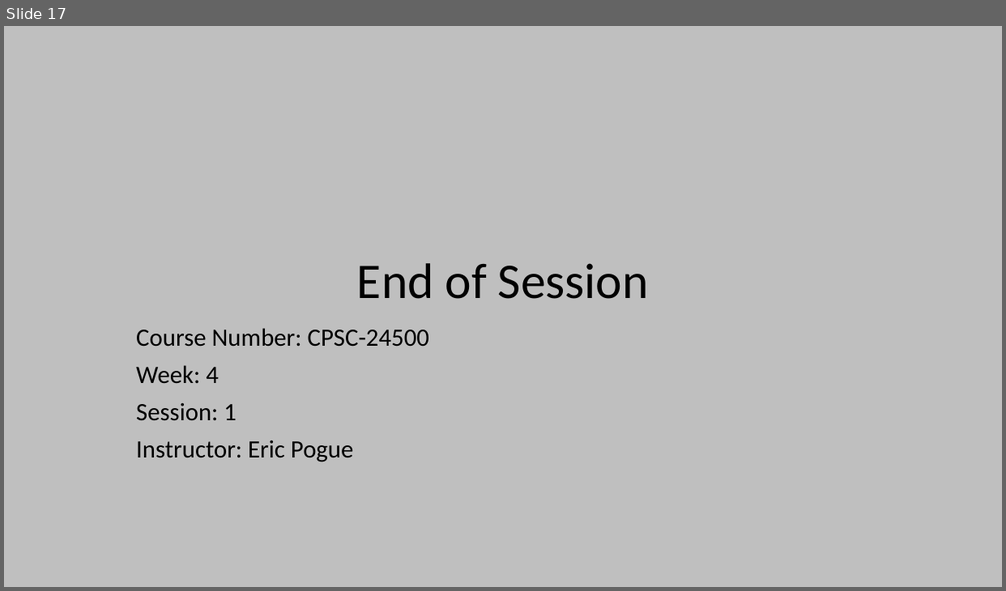
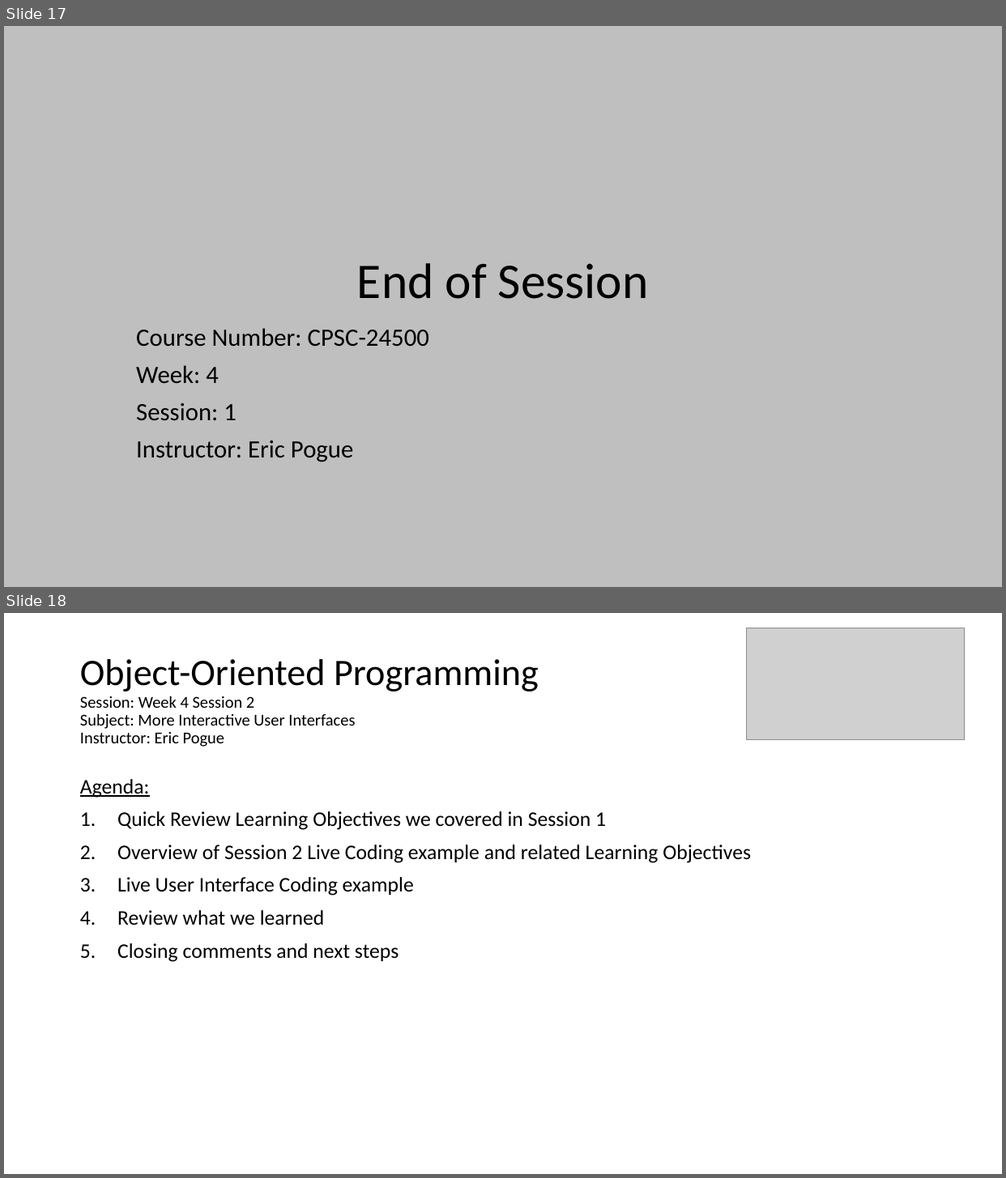
Before and after one commit to EricJPogue/www-epogue-info, a slide deck: CPSC-24500/Week04/2017SpringW04Slides.pptx. Shown one above the other, each under a label of ours: slide 17 before the commit, slides 17 and 18 after it. The pictures are 1006x591 and 1006x1178 pixels, drawn with LibreOffice and Linux fonts; fonts in the diff are those of the drawing; grey boxes stand for pictures. Boxes give left, top, right and bottom in pixels: in the first picture for what was removed or moved away, otherwise in the second. Text is boxed around its words. In the diff, an @@ line names an element or a change of style, - is before the commit and + after.

```diff
--- a/CPSC-24500/Week04/2017SpringW04Slides.pptx
+++ b/CPSC-24500/Week04/2017SpringW04Slides.pptx
@@ slide 18 added at box(4, 613, 1002, 1174), background #FFFFFF @@
@@ picture added at box(747, 628, 965, 739) @@
@@ title added at box(80, 659, 539, 747), 16 pt, text #000000 @@
+Object-Oriented Programming
+Session: Week 4 Session 2
+Subject: More Interactive User Interfaces
+Instructor: Eric Pogue
@@ text added at box(80, 779, 751, 962), 20 pt, text #000000 @@
+Agenda:
+1. Quick Review Learning Objectives we covered in Session 1
+2. Overview of Session 2 Live Coding example and related Learning Objectives
+3. Live User Interface Coding example
+4. Review what we learned
+5. Closing comments and next steps
```
Also in this commit, not shown: 6 other slides added, 3 other files.
